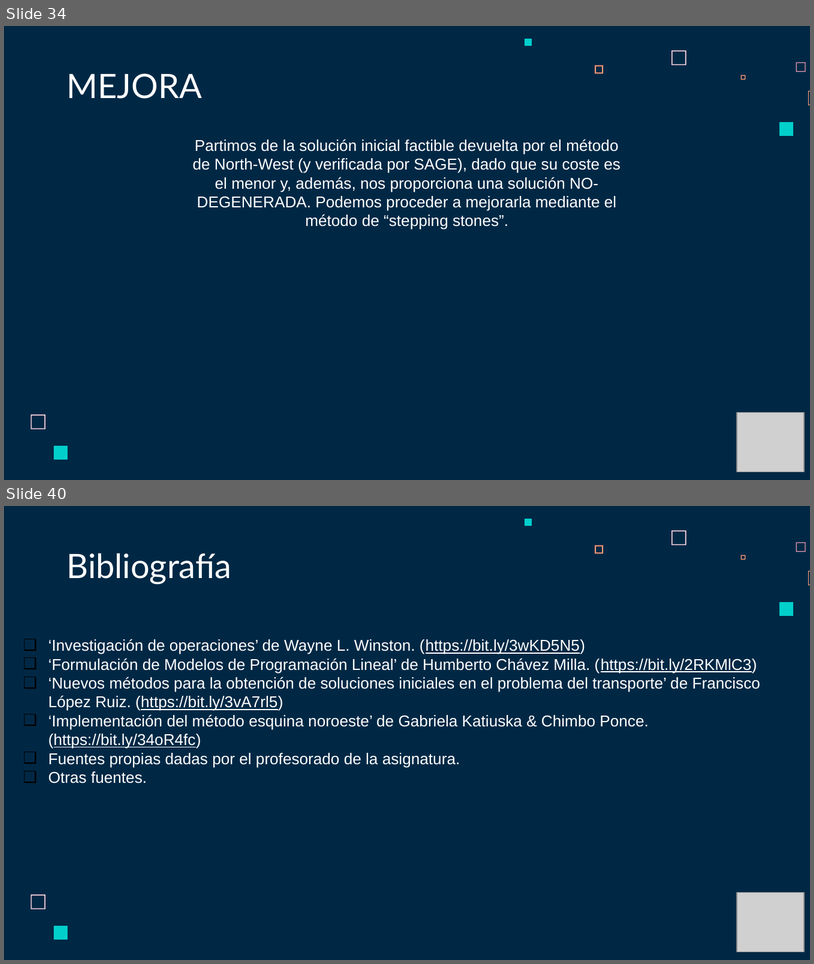
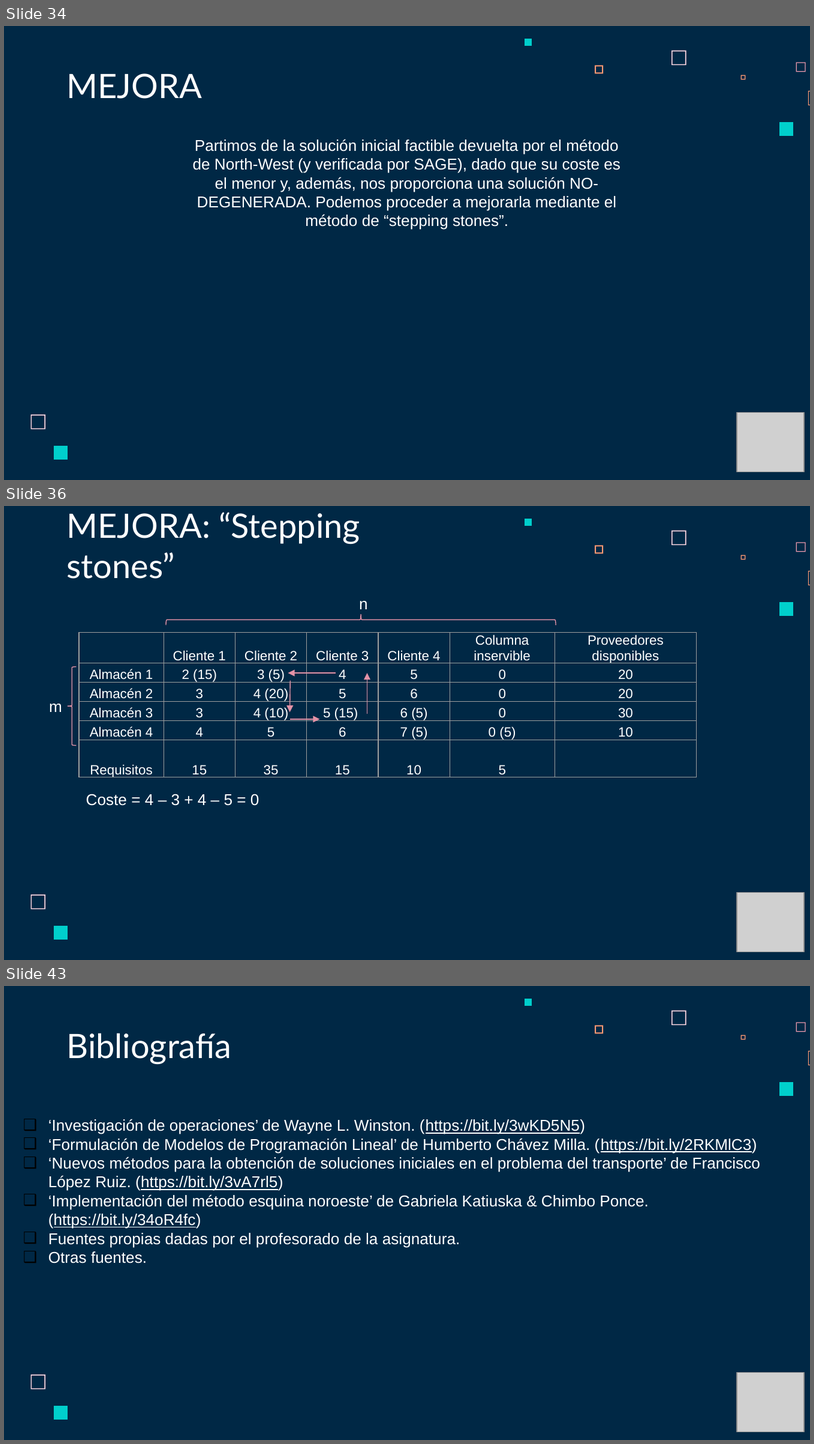
Before and after one commit to Fertry/MASI, a slide deck: Presentación - Problema del Transporte MASI.pptx. Shown one above the other, each under a label of ours: slides 34 and 40 before the commit, slides 34, 36 and 43 after it; the slides between them are not shown. The pictures are 814x964 and 814x1444 pixels, drawn with LibreOffice and Linux fonts; fonts in the diff are those of the drawing; grey boxes stand for pictures. Boxes give left, top, right and bottom in pixels: in the first picture for what was removed or moved away, otherwise in the second. Text is boxed around its words. In the diff, an @@ line names an element or a change of style, - is before the commit and + after.

```diff
--- a/Presentación - Problema del Transporte MASI.pptx
+++ b/Presentación - Problema del Transporte MASI.pptx
@@ slide 36 added at bbox=[4, 506, 810, 960], background #002845; not listed: 9 template elements that a slide beside it also shows @@
@@ title added at bbox=[66, 512, 360, 579], 30 pt, text #FFFFFF @@
+MEJORA: “Stepping stones”
@@ text added at bbox=[359, 601, 368, 609], 14 pt, text #FFFFFF @@
+n
@@ left brace added at bbox=[165, 615, 556, 625], outline #E593A7 0.75 pt @@
@@ table added at bbox=[79, 633, 698, 780], 6 rows, 7 columns @@
+ | Cliente 1 | Cliente 2 | Cliente 3 | Cliente 4 | Columna inservible | Proveedores disponibles
+Almacén 1 | 2 (15) | 3 (5) | 4 | 5 | 0 | 20
+Almacén 2 | 3 | 4 (20) | 5 | 6 | 0 | 20
+Almacén 3 | 3 | 4 (10) | 5 (15) | 6 (5) | 0 | 30
+Almacén 4 | 4 | 5 | 6 | 7 (5) | 0 (5) | 10
+Requisitos | 15 | 35 | 15 | 10 | 5 | 
@@ left brace added at bbox=[68, 666, 77, 745], outline #E593A7 0.75 pt @@
@@ arrow added from (335, 673) to (288, 673), #E593A7 0.75 pt @@
@@ arrow added from (290, 680) to (290, 712), #E593A7 0.75 pt @@
@@ arrow added from (368, 714) to (368, 673), #E593A7 0.75 pt @@
@@ text added at bbox=[49, 703, 62, 712], 14 pt, text #FFFFFF @@
+m
@@ arrow added from (290, 719) to (320, 719), #E593A7 0.75 pt @@
@@ text added at bbox=[86, 793, 260, 805], 14 pt, text #FFFFFF @@
+Coste = 4 – 3 + 4 – 5 = 0
@@ picture added at bbox=[737, 892, 804, 952] @@
@@ what was slide 40 is now slide 43 @@
```
Also in this commit, not shown: 9 slides changed, 3 other slides added, 1 slide removed, 3 other files.
